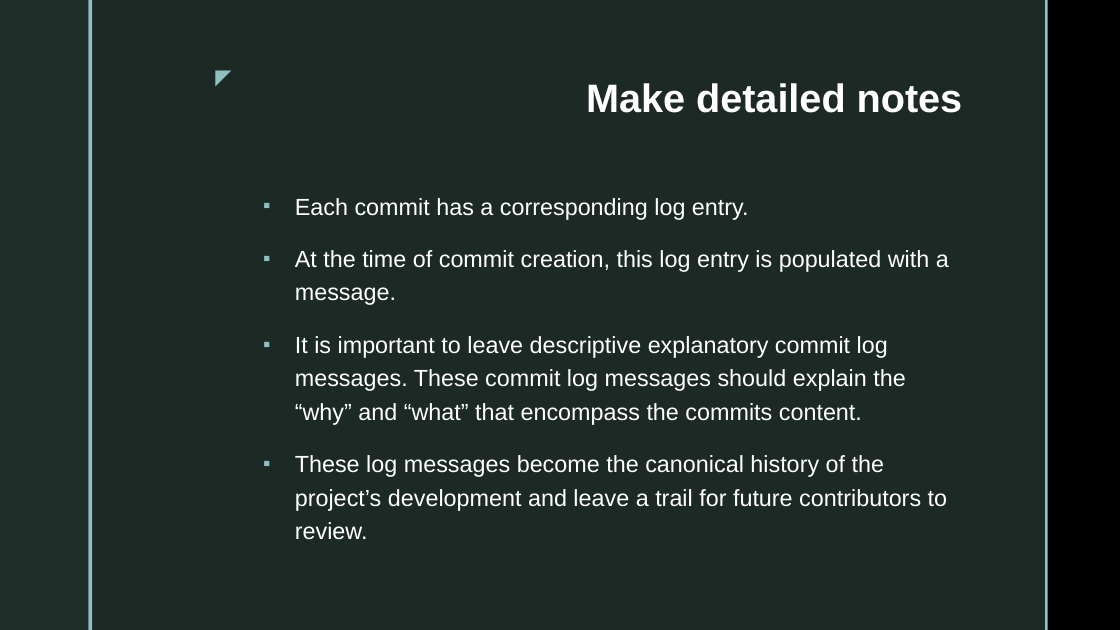
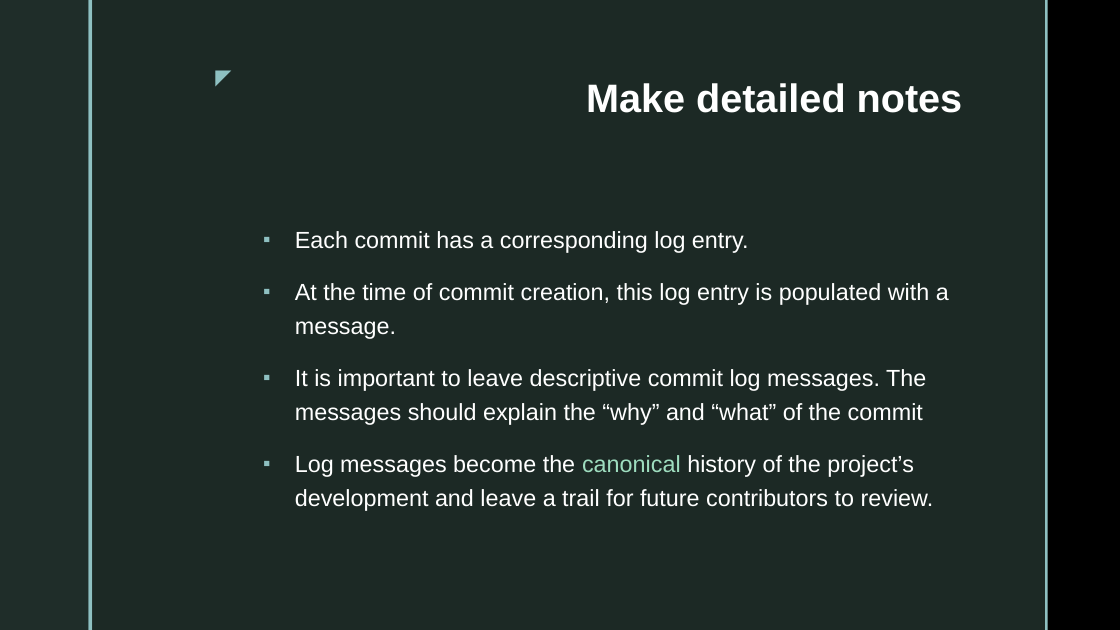
Before and after one commit to gtjames/3420-Presentations, a slide deck: slide 12 of Week 02 - git.pptx. Drawn at 1120x630 pixels with LibreOffice and Linux fonts; fonts in the diff are those of the drawing; background and template pictures are left out. Boxes give left, top, right and bottom in pixels: in the first picture for what was removed or moved away, otherwise in the second. Text is boxed around its words. In the diff, an @@ line names an element or a change of style, - is before the commit and + after.

```diff
--- a/Week 02 - git.pptx
+++ b/Week 02 - git.pptx
@@ text at box(295, 369, 934, 511): text changed @@
-▪ It is important to leave descriptive explanatory commit log messages. These commit log messages should explain the “why” and “what” that encompass the commits content.
-▪ These log messages become the canonical history of the project’s development and leave a trail for future contributors to review.
+▪ It is important to leave descriptive commit log messages. The messages should explain the “why” and “what” of the commit
+▪ Log messages become the canonical history of the project’s development and leave a trail for future contributors to review.
```
Also in this commit, not shown: 3 other slides changed, 5 other files.
